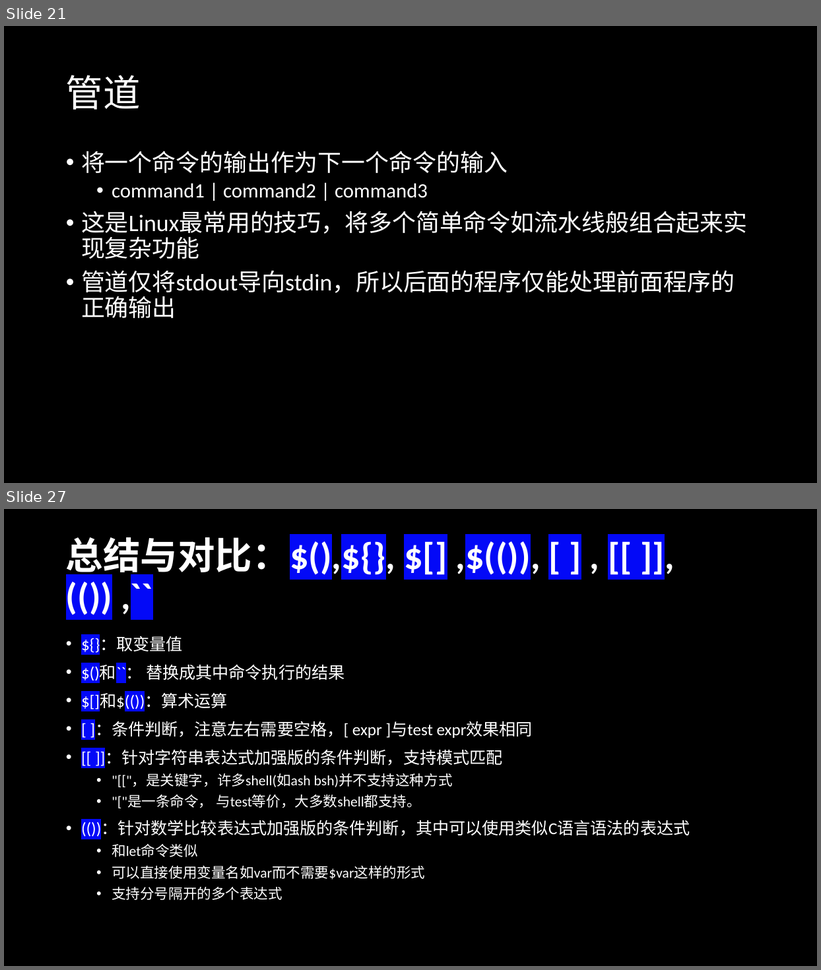
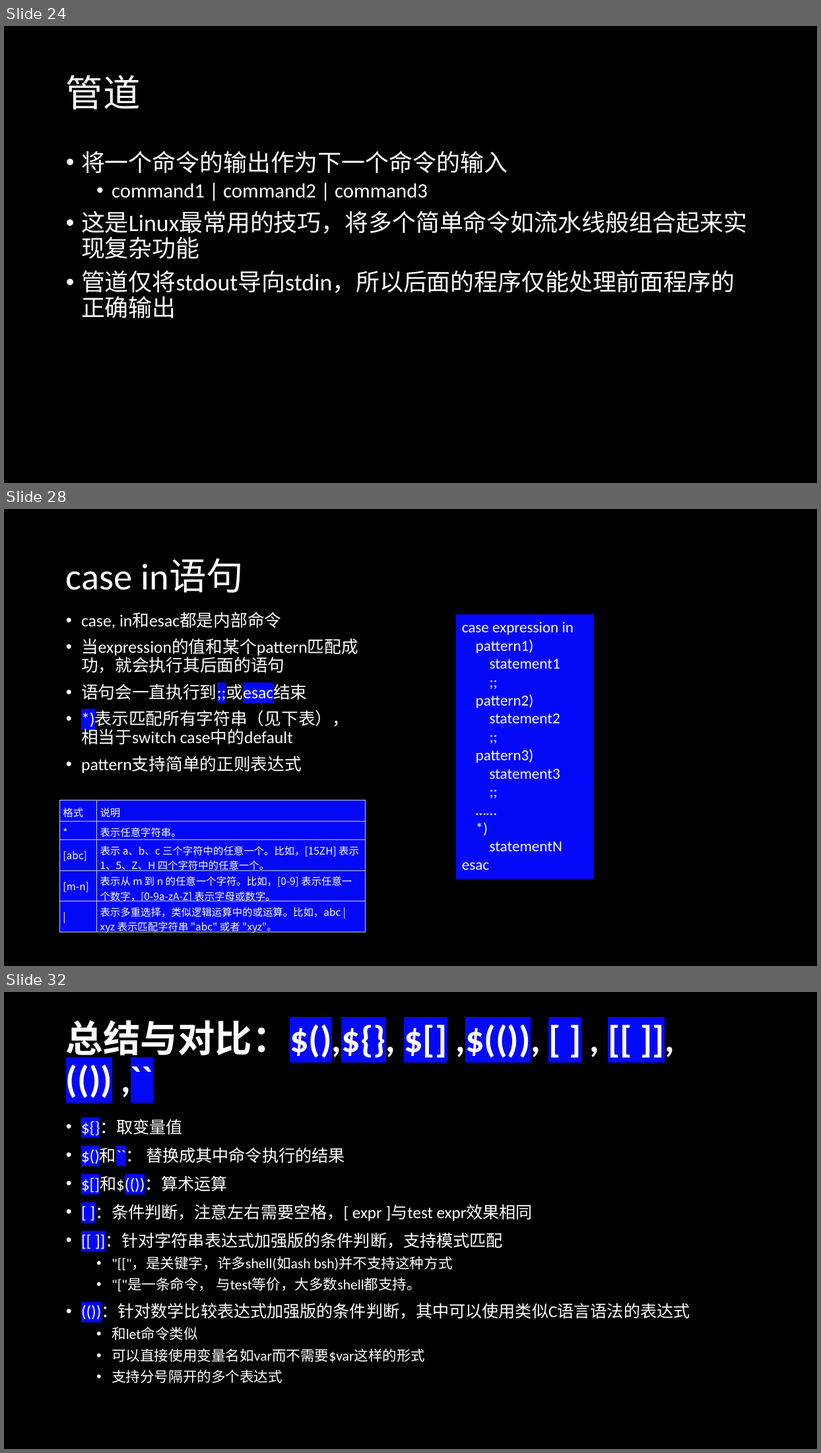
Before and after one commit to SleepySoft/SleepyMemo, a slide deck: Linux命令行和Shell脚本.pptx. Shown one above the other, each under a label of ours: slides 21 and 27 before the commit, slides 24, 28 and 32 after it; the slides between them are not shown. The pictures are 821x970 and 821x1453 pixels, drawn with LibreOffice and Linux fonts; fonts in the diff are those of the drawing. Boxes give left, top, right and bottom in pixels: in the first picture for what was removed or moved away, otherwise in the second. Text is boxed around its words. In the diff, an @@ line names an element or a change of style, - is before the commit and + after.

```diff
--- a/Linux命令行和Shell脚本.pptx
+++ b/Linux命令行和Shell脚本.pptx
@@ slide 28 added at (x1=4, y1=509, x2=817, y2=966), background #000000 @@
@@ title added at (x1=66, y1=558, x2=244, y2=593), 44 pt, text #FFFFFF @@
+case in语句
@@ text added at (x1=81, y1=613, x2=358, y2=773), 20 pt, text #FFFFFF @@
+• case, in和esac都是内部命令
+• 当expression的值和某个pattern匹配成功，就会执行其后面的语句
+• 语句会一直执行到;;或esac结束
+• *)表示匹配所有字符串（见下表），相当于switch case中的default
+• pattern支持简单的正则表达式
@@ rectangle added at (x1=456, y1=615, x2=594, y2=879), fill #0309F7, 18 pt, text #FFFFFF @@
+case expression in
+pattern1)
+statement1
+;;
+pattern2)
+statement2
+;;
+pattern3)
+statement3
+;;
+……
+*)
+statementN
+esac
@@ table added at (x1=60, y1=801, x2=366, y2=937), 5 rows, 2 columns @@
+格式 | 说明
+* | 表示任意字符串。
+[abc] | 表示 a、b、c 三个字符中的任意一个。比如，[15ZH] 表示 1、5、Z、H 四个字符中的任意一个。
+[m-n] | 表示从 m 到 n 的任意一个字符。比如，[0-9] 表示任意一个数字，[0-9a-zA-Z] 表示字母或数字。
+| | 表示多重选择，类似逻辑运算中的或运算。比如，abc | xyz 表示匹配字符串 "abc" 或者 "xyz"。
@@ what was slide 21 is now slide 24 @@
@@ what was slide 27 is now slide 32 @@
```
Also in this commit, not shown: 2 slides changed, 7 other slides added, 3 slides removed.
